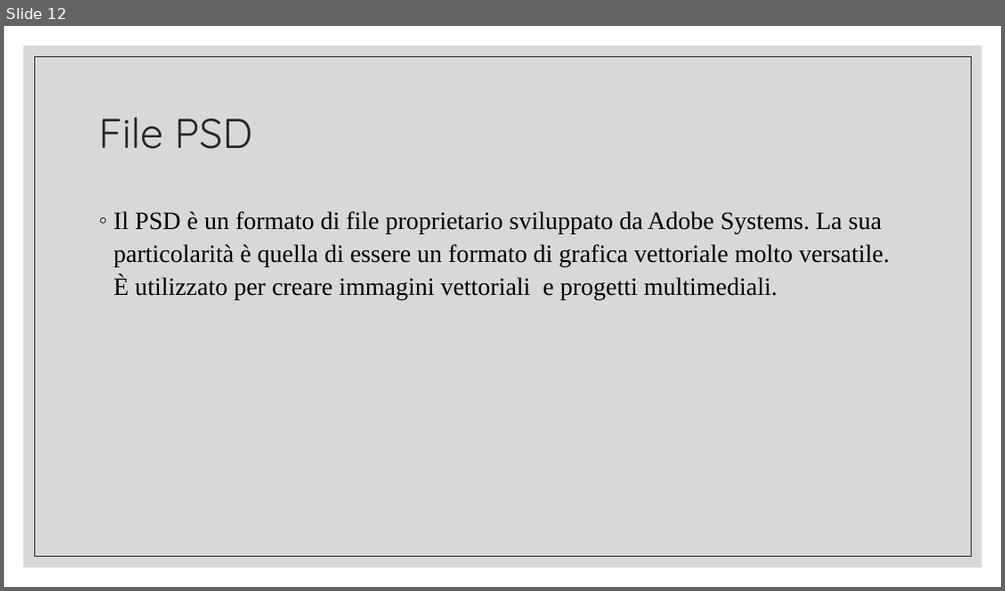
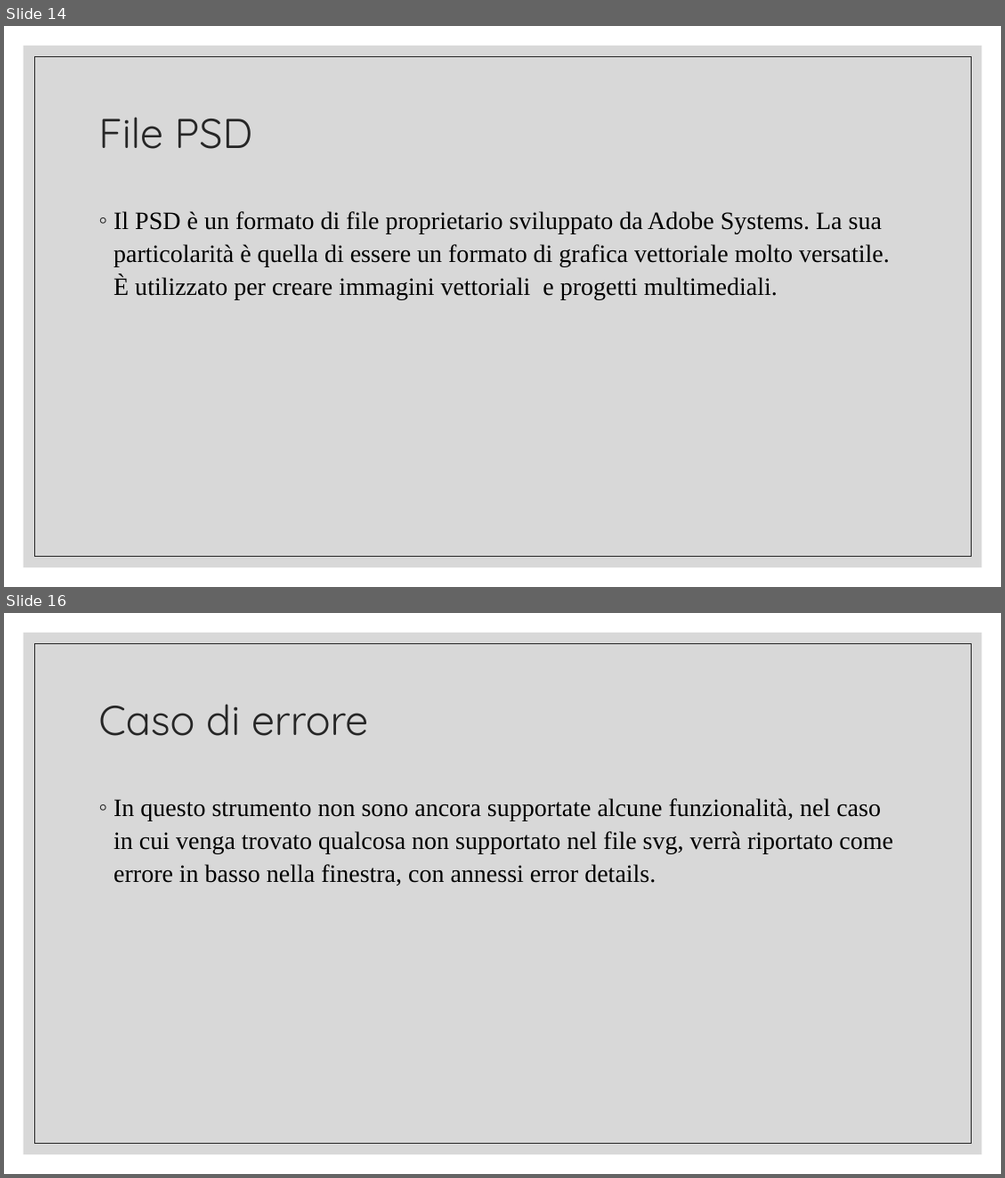
Before and after one commit to tizianotaglienti/Colleghi-Ristretti, a slide deck: Vector asset studio.pptx. Shown one above the other, each under a label of ours: slide 12 before the commit, slides 14 and 16 after it; the slides between them are not shown. The pictures are 1005x591 and 1005x1178 pixels, drawn with LibreOffice and Linux fonts; fonts in the diff are those of the drawing. Boxes give left, top, right and bottom in pixels: in the first picture for what was removed or moved away, otherwise in the second. Text is boxed around its words. In the diff, an @@ line names an element or a change of style, - is before the commit and + after.

```diff
--- a/Vector asset studio.pptx
+++ b/Vector asset studio.pptx
@@ slide 16 added at <box>4,613,1001,1174</box>, background #FFFFFF; not listed: 2 template elements that a slide beside it also shows @@
@@ title added at <box>98,704,368,736</box>, 40 pt, text #262626 @@
+Caso di errore
@@ text added at <box>113,798,893,885</box>, 24 pt, text #000000 @@
+◦ In questo strumento non sono ancora supportate alcune funzionalità, nel caso in cui venga trovato qualcosa non supportato nel file svg, verrà riportato come errore in basso nella finestra, con annessi error details.
@@ what was slide 12 is now slide 14 @@
```
Also in this commit, not shown: 4 slides changed, 11 other slides added, 1 other file.
